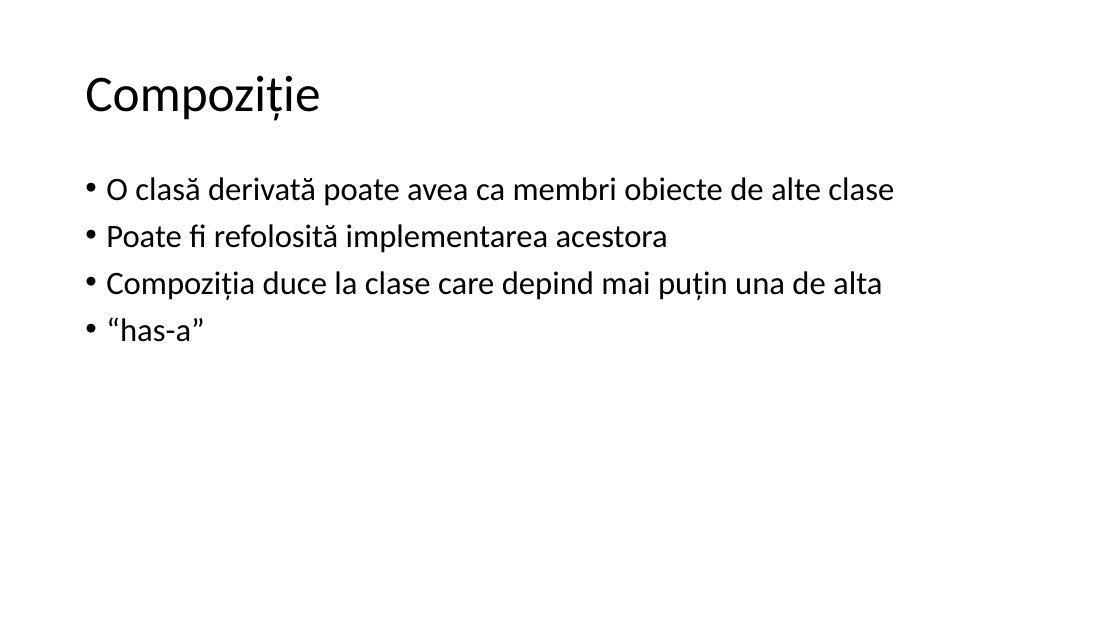
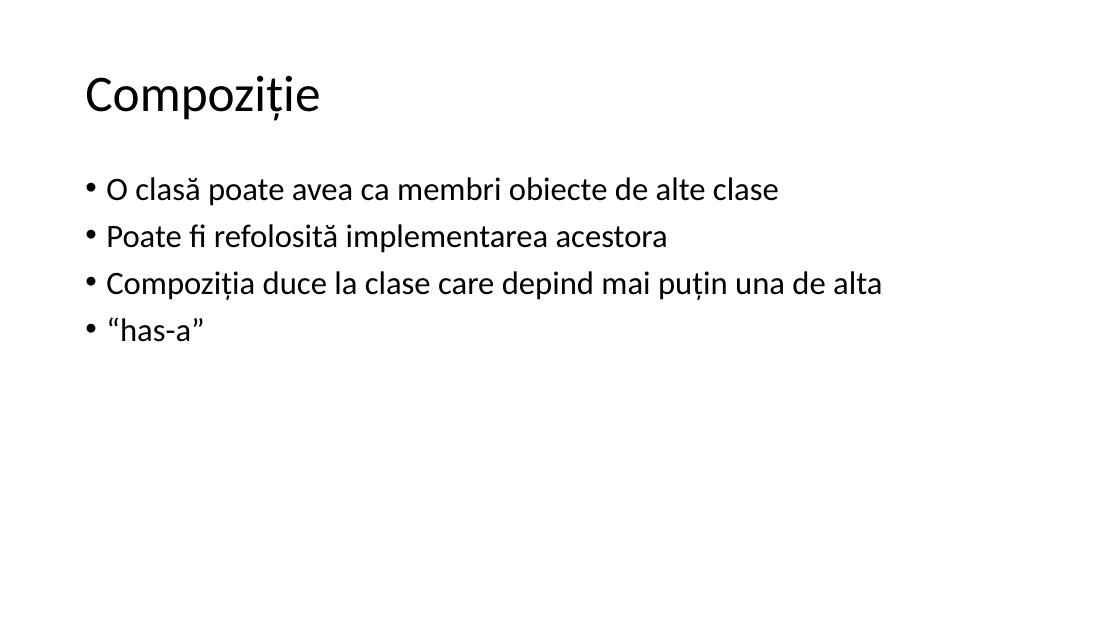
Before and after one commit to lnicola/acpp14, a slide deck: slide 37 of day1/Advanced C++ Day 1.pptx. Drawn at 1120x630 pixels with LibreOffice and Linux fonts; fonts in the diff are those of the drawing. Boxes give left, top, right and bottom in pixels: in the first picture for what was removed or moved away, otherwise in the second. Text is boxed around its words. In the diff, an @@ line names an element or a change of style, - is before the commit and + after.

Commit message:
Update slides

```diff
--- a/day1/Advanced C++ Day 1.pptx
+++ b/day1/Advanced C++ Day 1.pptx
@@ text at (106,177,779,206): text changed @@
-• O clasă derivată poate avea ca membri obiecte de alte clase
+• O clasă poate avea ca membri obiecte de alte clase
```
Also in this commit, not shown: 2 slides added.
